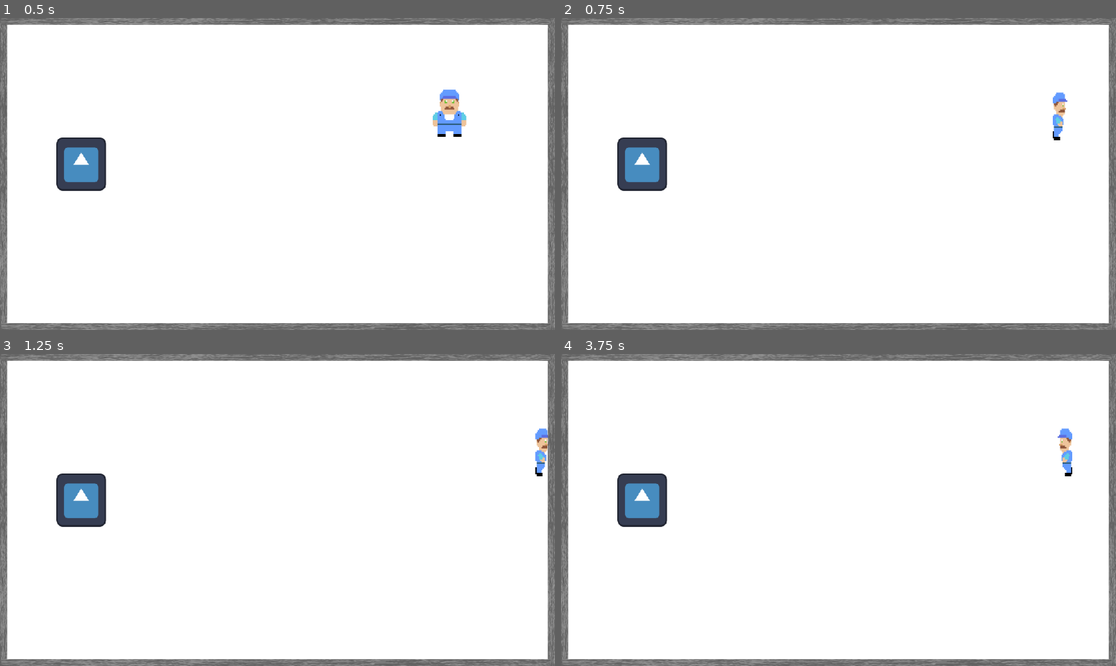
Above: before the commit, frames 1-4 (two rows, left to right).
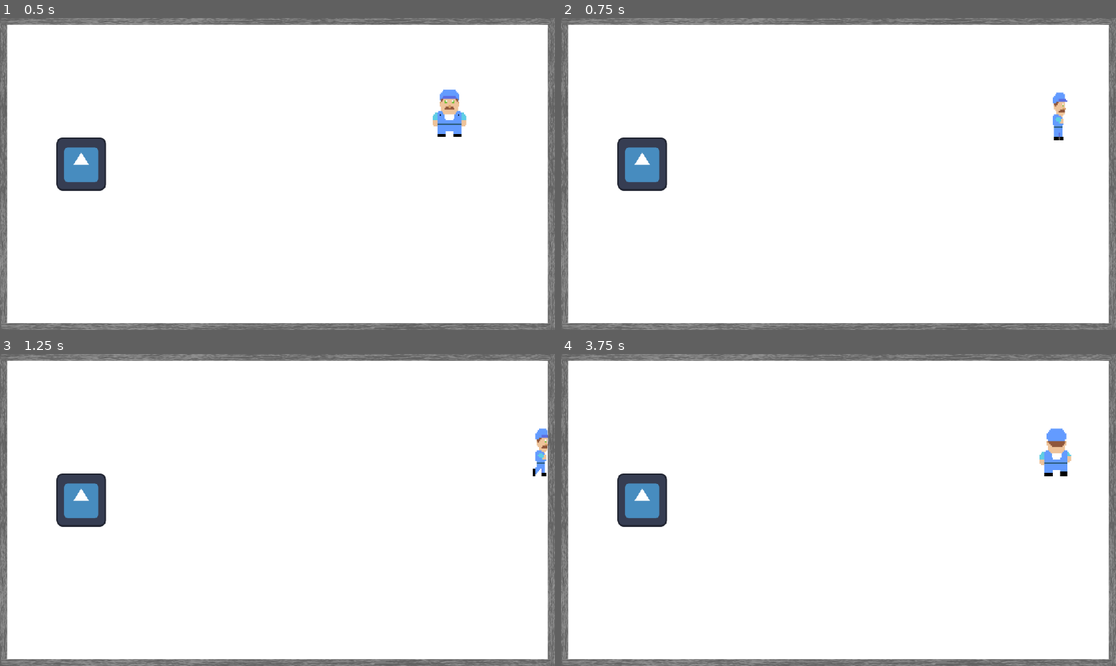
Above: after the commit, the same moments.

Repository: w-lacey/Sokoban-Godot
Game: Godot game, scene res://Scenes/Map.tscn
The game is run twice, just before and just after one commit, with the same random seed, the same clock (stepped at 60 frames per second) and the same inputs. The engine's default icon, where the game draws it, is replaced by a stand-in: a white triangle on a blue panel in a dark square.
Inputs:
- Up to frame 1 (0.5 s): no input
- Up to frame 2 (0.75 s): tap Enter at 0.5 s; hold Right (right) from 0.53 s (still down)
- Up to frame 3 (1.25 s): keep holding Right (right)
- Up to frame 4 (3.75 s): release Right (right) at 1.28 s; hold Down (down) 1.28-2.03 s; hold Right (right) 2.03-2.78 s; tap Space at 2.75 s; hold Up (up) 2.78-3.53 s; hold Left (left) from 3.53 s (still down)

Frame 1 is identical in both runs. In frame 2, less than 0.1% of the frame differs, in the area x 88-91%, y 31-40%; in frame 3, less than 0.1%; in frame 4, 0.6%, in the area x 86-93%, y 23-40%.

Commit message:
Last character movement animations

Diff:
--- a/Scenes/Character.tscn
+++ b/Scenes/Character.tscn
@@ -10,6 +10,9 @@
 [ext_resource type="Texture2D" uid="uid://d2r71vmpa3y3s" path="res://Assets/Character_walking_facing_right3.png" id="7_6qf4v"]
 [ext_resource type="Texture2D" uid="uid://brp6cttet5dxq" path="res://Assets/Character_walking_facing_left3.png" id="7_wgc2w"]
 [ext_resource type="Texture2D" uid="uid://gvxd6d2l086m" path="res://Assets/Character_walking_facing_left1.png" id="8_bngbs"]
+[ext_resource type="Texture2D" uid="uid://bmc6g3ujogg72" path="res://Assets/character_walking_facing_back1.png" id="11_c2hqa"]
+[ext_resource type="Texture2D" uid="uid://x0v3apcg2tew" path="res://Assets/character_walking_facing_back2.png" id="12_bmwj0"]
+[ext_resource type="Texture2D" uid="uid://b2qmt1m3v141f" path="res://Assets/character_walking_facing_back3.png" id="13_2mc5n"]
 
 [sub_resource type="RectangleShape2D" id="RectangleShape2D_cvplh"]
 size = Vector2(128.572, 184.615)
@@ -28,23 +31,29 @@
 }],
 "loop": true,
 "name": &"front_idle",
-"speed": 5.0
+"speed": 10.0
 }, {
 "frames": [{
+"duration": 1.0,
+"texture": ExtResource("6_y2a8d")
+}, {
 "duration": 1.0,
 "texture": ExtResource("5_hdfgm")
 }, {
 "duration": 1.0,
-"texture": ExtResource("6_y2a8d")
+"texture": ExtResource("5_hdfgm")
 }, {
 "duration": 1.0,
 "texture": ExtResource("7_6qf4v")
 }],
 "loop": true,
 "name": &"walking_left",
-"speed": 5.0
+"speed": 10.0
 }, {
 "frames": [{
+"duration": 1.0,
+"texture": ExtResource("6_1q6t2")
+}, {
 "duration": 1.0,
 "texture": ExtResource("8_bngbs")
 }, {
@@ -56,7 +65,21 @@
 }],
 "loop": true,
 "name": &"walking_right",
-"speed": 5.0
+"speed": 10.0
+}, {
+"frames": [{
+"duration": 1.0,
+"texture": ExtResource("11_c2hqa")
+}, {
+"duration": 1.0,
+"texture": ExtResource("12_bmwj0")
+}, {
+"duration": 1.0,
+"texture": ExtResource("13_2mc5n")
+}],
+"loop": true,
+"name": &"walking_up",
+"speed": 10.0
 }]
 
 [node name="Character" type="Node2D"]
--- a/Scripts/Character.gd
+++ b/Scripts/Character.gd
@@ -10,6 +10,10 @@
 	if Input.is_action_just_pressed("down"):
 		animated_sprite_2d.play("front_idle")
 	elif Input.is_action_just_released("down"):
+		animated_sprite_2d.stop()
+	elif Input.is_action_just_pressed("up"):
+		animated_sprite_2d.play("walking_up")
+	elif Input.is_action_just_released("up"):
 		animated_sprite_2d.stop()
 	elif Input.is_action_just_pressed("right"):
 		animated_sprite_2d.play("walking_right")
Binary file added: Assets/character_walking_facing_back1.png
Not shown, added: Assets/character_walking_facing_back1.png.import
Binary file added: Assets/character_walking_facing_back2.png
Not shown, added: Assets/character_walking_facing_back2.png.import
Binary file added: Assets/character_walking_facing_back3.png
Not shown, added: Assets/character_walking_facing_back3.png.import
Not shown: 1 places in Scenes/Character.tscn that only renumber resources
